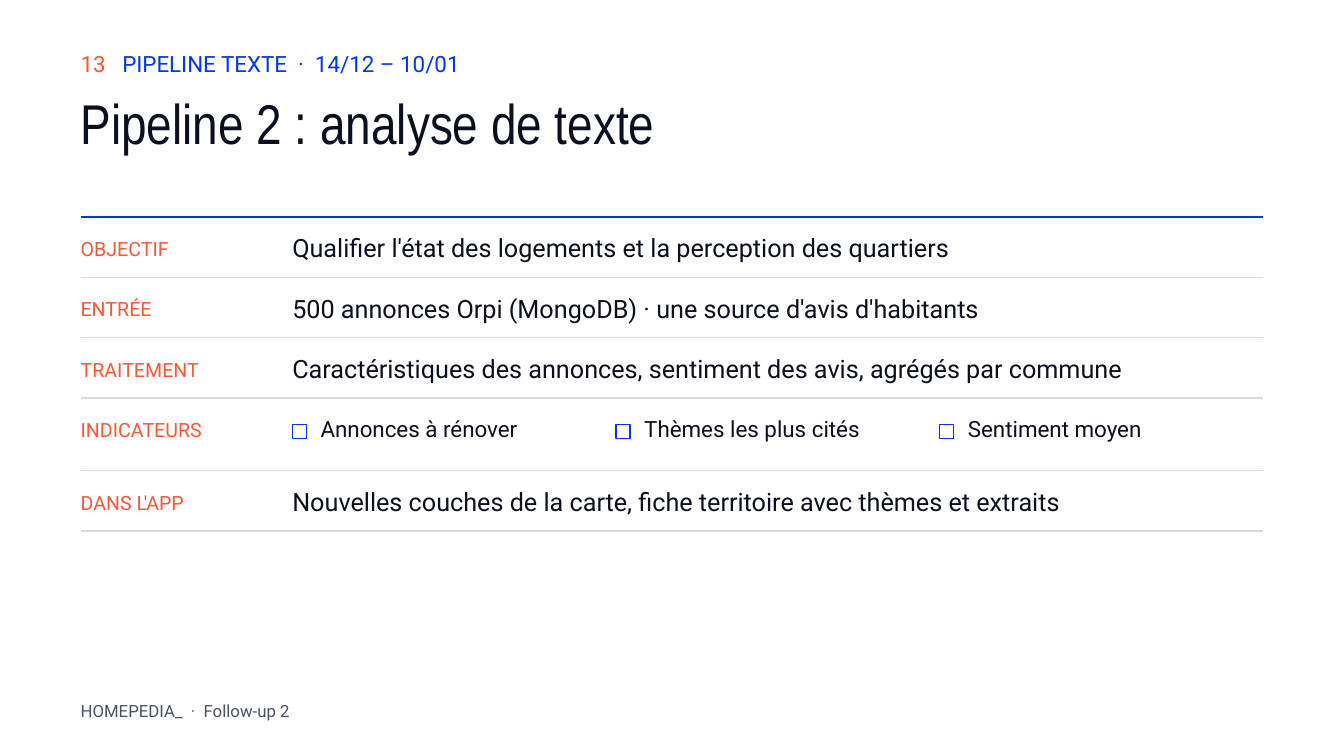
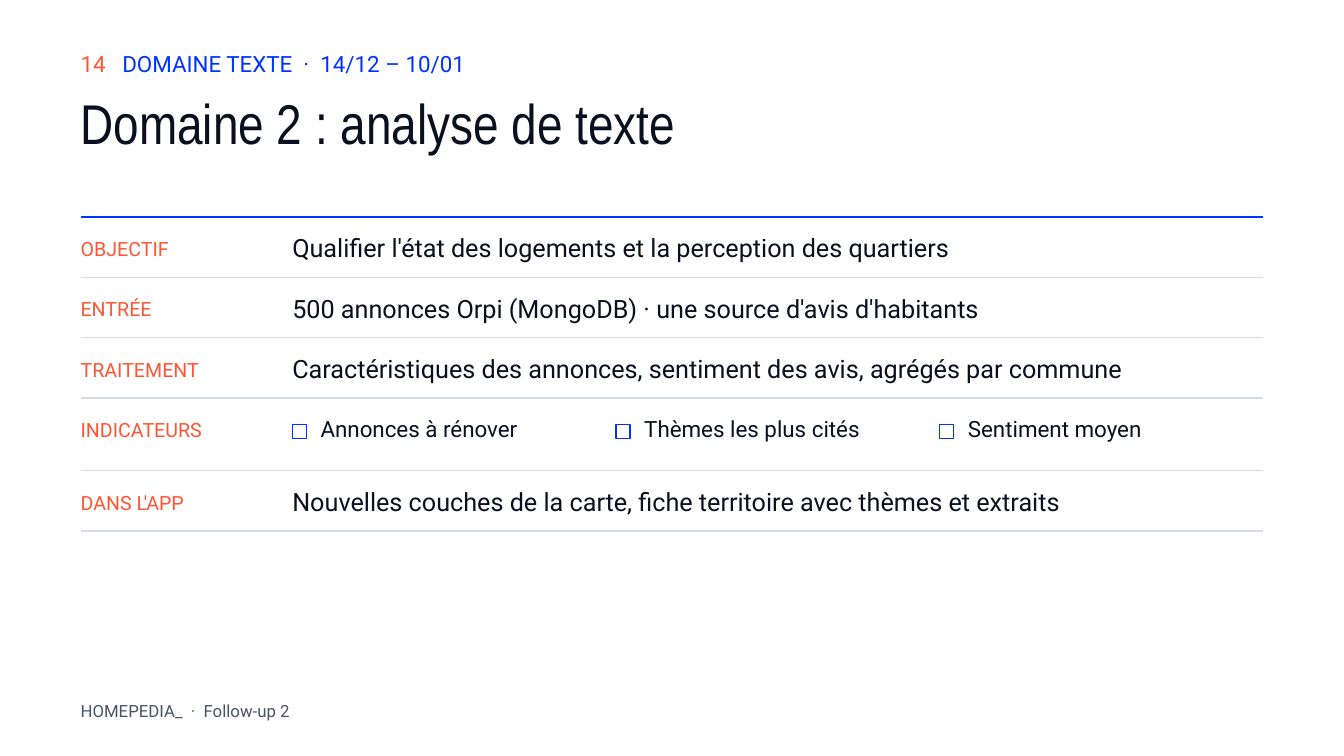
Before and after one commit to NicolasThao/T-DAT-901-Homepedia, a slide deck: slide 14 of docs/followup2/Homepedia_Follow-up_2.pptx (slide 13 before the commit). Drawn at 1344x756 pixels with LibreOffice and Linux fonts; fonts in the diff are those of the drawing. Boxes give left, top, right and bottom in pixels: in the first picture for what was removed or moved away, otherwise in the second. Text is boxed around its words. In the diff, an @@ line names an element or a change of style, - is before the commit and + after.

Commit message:
docs(followup2): slide architecture domaines x couches bronze/argent/or, fiches renommees en domaines

```diff
--- a/docs/followup2/Homepedia_Follow-up_2.pptx
+++ b/docs/followup2/Homepedia_Follow-up_2.pptx
@@ text at bbox=[81, 56, 465, 74]: text changed @@
-13 PIPELINE TEXTE · 14/12 – 10/01
+14 DOMAINE TEXTE · 14/12 – 10/01
@@ text at bbox=[81, 103, 675, 154]: text changed @@
-Pipeline 2 : analyse de texte
+Domaine 2 : analyse de texte
```
Also in this commit, not shown: 3 other slides changed, 1 slide added, 7 other files.
